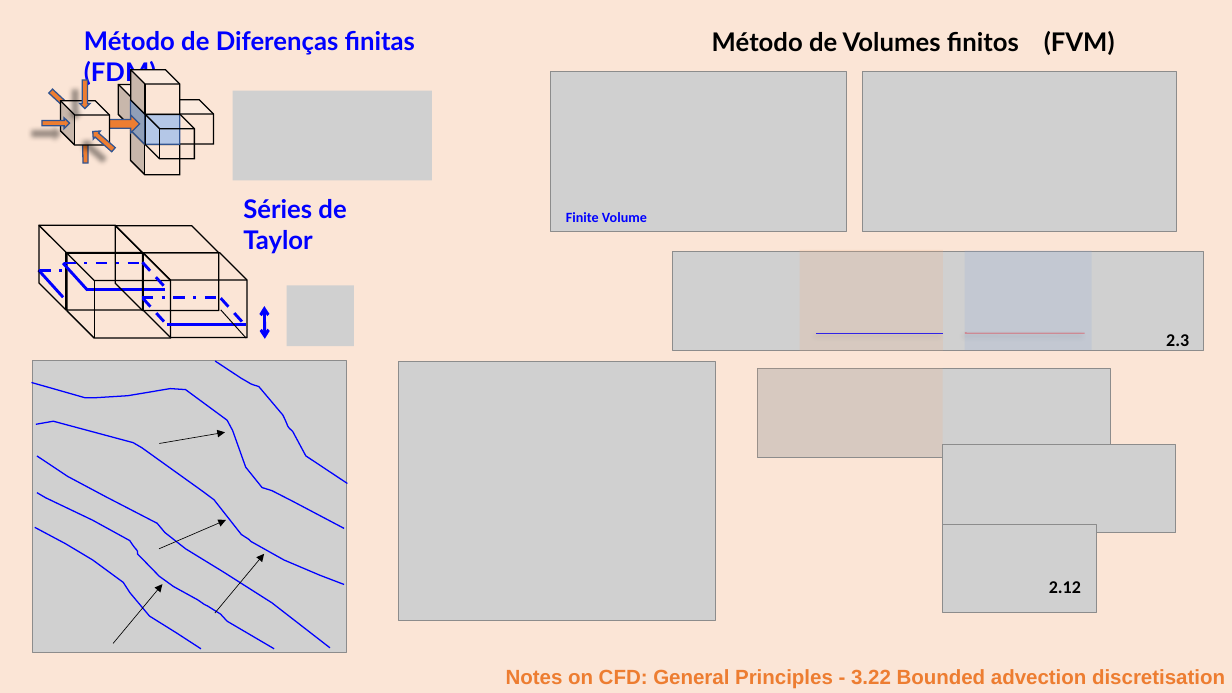
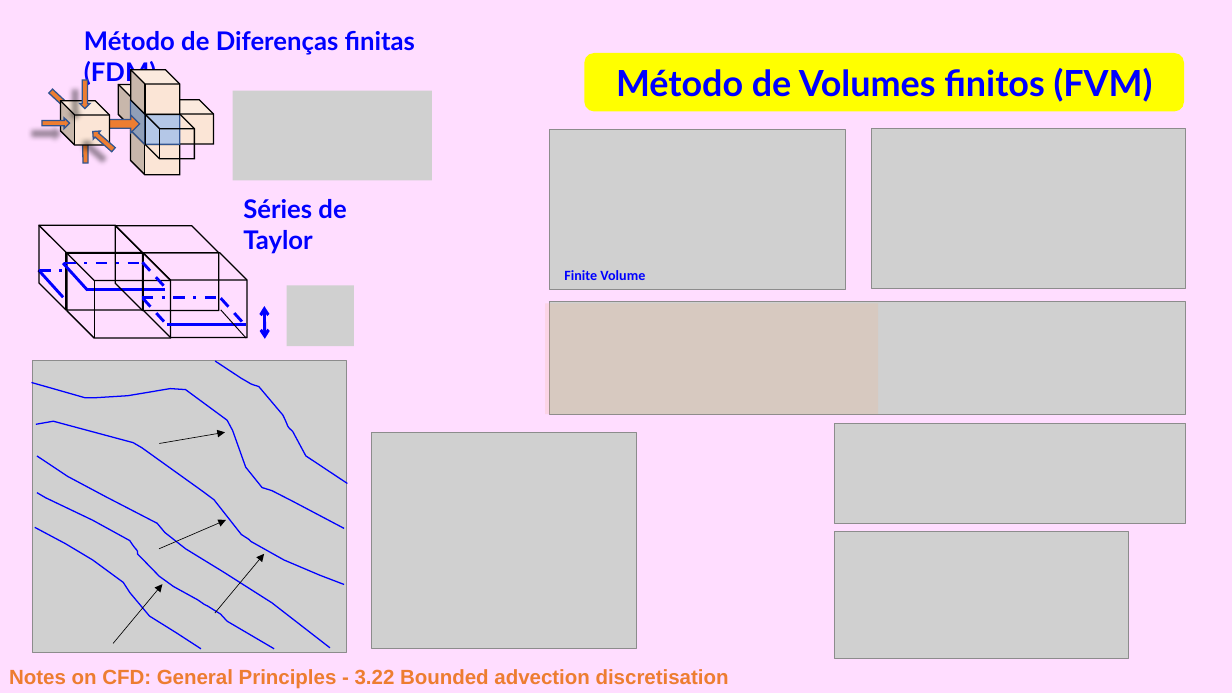
Before and after one commit to grossiRM/AM_FEG, a slide deck: slide 20 of Plano_V02_iii_AM_FEG/d_Topicos Especiais - Introducao a Manufatura Aditiva para Metais.pptx. Drawn at 1232x693 pixels with LibreOffice and Linux fonts; fonts in the diff are those of the drawing; grey boxes stand for pictures. Boxes give left, top, right and bottom in pixels: in the first picture for what was removed or moved away, otherwise in the second. Text is boxed around its words. In the diff, an @@ line names an element or a change of style, - is before the commit and + after.

```diff
--- a/Plano_V02_iii_AM_FEG/d_Topicos Especiais - Introducao a Manufatura Aditiva para Metais.pptx
+++ b/Plano_V02_iii_AM_FEG/d_Topicos Especiais - Introducao a Manufatura Aditiva para Metais.pptx
@@ rectangle at (0,0,1232,693): fill #FBE5D6 to #FFDDFF @@
@@ rounded rectangle "Método de Volumes finitos (FVM)": place and size @@
-rounded rectangle "Método de Volumes finitos (FVM)" at (712,31,1115,55)
+rounded rectangle "Método de Volumes finitos (FVM)" at (584,53,1184,111)
@@ rounded rectangle "Método de Volumes finitos (FVM)" at (584,53,1184,111): size 20 to 28 pt, text colour #000000 to #0000FF; alignment right to centre; fill none to #FFFF00 @@
@@ picture: place and size @@
-picture at (551,72,847,232)
+picture at (549,129,845,289)
@@ picture: place and size @@
-picture at (862,72,1177,232)
+picture at (872,128,1186,288)
@@ text "Finite Volume": place and size @@
-text "Finite Volume" at (566,212,647,222)
+text "Finite Volume" at (564,270,645,280)
@@ rectangle removed at (799,250,943,350) @@
@@ rectangle removed at (965,250,1092,350) @@
@@ rectangle: place and size @@
-rectangle at (758,369,944,457)
+rectangle at (545,303,878,414)
@@ picture: place and size @@
-picture at (758,369,1111,457)
+picture at (549,301,1186,414)
@@ group removed at (673,251,1204,351): 2 lines, 1 picture, 1 text @@
-2.3
@@ picture: place and size @@
-picture at (398,362,715,621)
+picture at (372,433,637,649)
@@ picture: place and size @@
-picture at (943,445,1176,533)
+picture at (836,423,1187,523)
@@ picture: place and size @@
-picture at (943,524,1097,613)
+picture at (836,532,1129,659)
@@ text removed at (1049,581,1081,593) @@
-2.12
@@ text "Notes on CFD: General Principles ...": place and size @@
-text "Notes on CFD: General Principles ..." at (506,669,1225,689)
+text "Notes on CFD: General Principles ..." at (9,669,729,689)
@@ text "Notes on CFD: General Principles ..." at (9,669,729,689): alignment right to left @@
```
Also in this commit, not shown: 23 other slides changed, 11 slides added, 8 other files.
